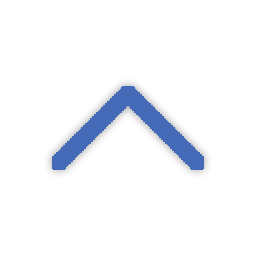
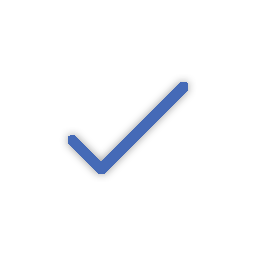
Before/after of a 256 x 256 layered artwork. What changed in the layer stack:
added layer "Layer 5" above "Layer 4" over box(68, 82, 188, 174)
hid "Layer 1" over box(52, 86, 204, 170)
